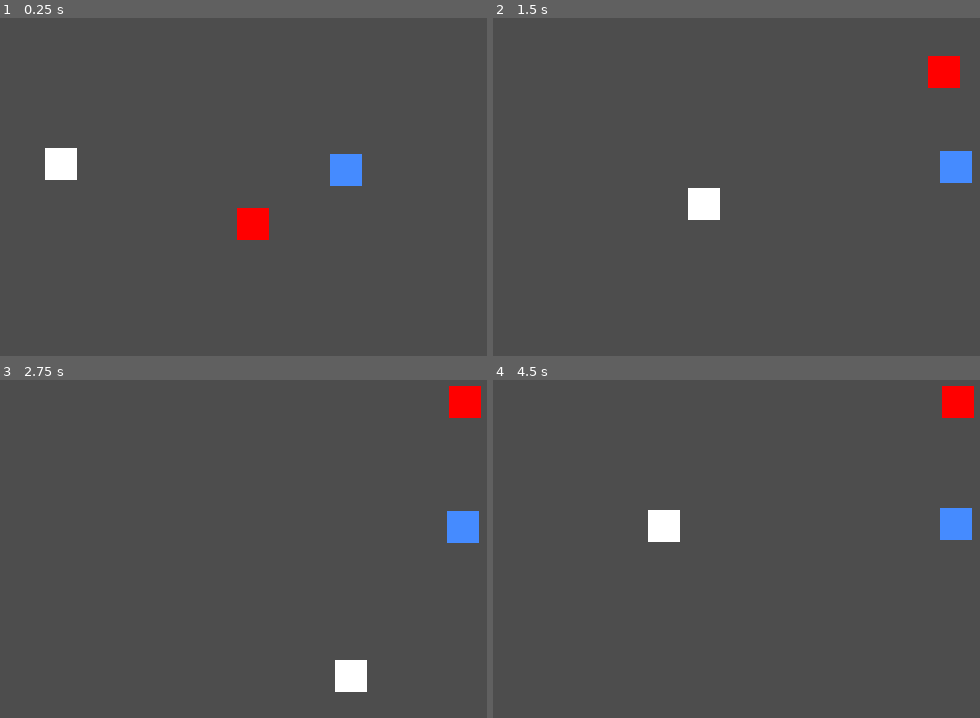
Above: before the commit, frames 1-4 (two rows, left to right).
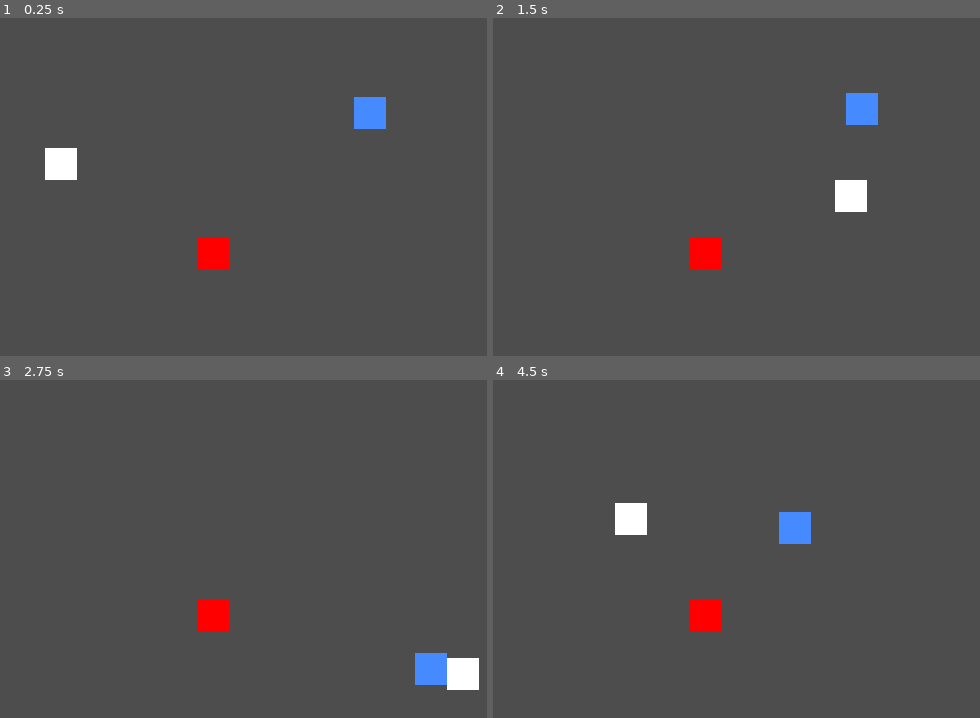
Above: after the commit, the same moments.

Repository: Zero-Fall-Studios/bit-quest
Game: Godot game, scene res://scenes/game.tscn
Same seed, same stepped clock (60 frames per second), same inputs: the game is played once before the commit and once after it.
Inputs:
- Up to frame 1 (0.25 s): no input
- Up to frame 2 (1.5 s): hold D (move_right) 0.53-1.28 s; hold Shift (run, bound only after the commit) 0.53-1.28 s; hold S (move_down) from 1.28 s (still down); tap Shift (run, bound only after the commit) at 1.35 s
- Up to frame 3 (2.75 s): release S (move_down) at 2.03 s; hold D (move_right) from 2.03 s (still down); hold Shift (run, bound only after the commit) from 2.03 s (still down)
- Up to frame 4 (4.5 s): release D (move_right) at 2.78 s; release Shift (run, bound only after the commit) at 2.78 s; hold W (move_up) 2.78-3.53 s; tap Shift (run, bound only after the commit) at 2.85, 4.35 s; hold Shift (run, bound only after the commit) 3.53-4.28 s; hold A (move_left) from 3.53 s (still down)

The runs differ from the first frame. In frame 1, 2.5% of the frame differs, in the area x 40-80%, y 23-75%; in frame 2, 3.7%, in the area x 40-99%, y 11-75%; in frame 3, 3.7%; in frame 4, 3.7%.

Commit message:
adding acceleration and friction

Diff:
--- a/project.godot
+++ b/project.godot
@@ -49,3 +49,8 @@
 "events": [Object(InputEventKey,"resource_local_to_scene":false,"resource_name":"","device":-1,"window_id":0,"alt_pressed":false,"shift_pressed":false,"ctrl_pressed":false,"meta_pressed":false,"pressed":false,"keycode":0,"physical_keycode":65,"key_label":0,"unicode":97,"echo":false,"script":null)
 ]
 }
+run={
+"deadzone": 0.5,
+"events": [Object(InputEventKey,"resource_local_to_scene":false,"resource_name":"","device":-1,"window_id":0,"alt_pressed":false,"shift_pressed":false,"ctrl_pressed":false,"meta_pressed":false,"pressed":false,"keycode":0,"physical_keycode":4194325,"key_label":0,"unicode":0,"echo":false,"script":null)
+]
+}
--- a/scenes/characters/npc.tscn
+++ b/scenes/characters/npc.tscn
@@ -1,15 +1,21 @@
-[gd_scene load_steps=5 format=3 uid="uid://do51d1tc4nsbh"]
+[gd_scene load_steps=9 format=3 uid="uid://do51d1tc4nsbh"]
 
 [ext_resource type="Script" path="res://scripts/character/character.gd" id="1_cek5b"]
 [ext_resource type="Texture2D" uid="uid://ryaeo27p0gvi" path="res://assets/images/square.png" id="2_imlqm"]
 [ext_resource type="Script" path="res://scripts/character/controls/npc_controls.gd" id="3_xe7i2"]
+[ext_resource type="Script" path="res://scripts/state_machine/state_machine.gd" id="4_1x6h8"]
+[ext_resource type="Script" path="res://scripts/character/npc/states/wander_state.gd" id="5_s3gwa"]
+[ext_resource type="Script" path="res://scripts/character/npc/states/follow_state.gd" id="6_eayad"]
+[ext_resource type="Script" path="res://scripts/character/behaviors/aggro.gd" id="7_ehysb"]
 
 [sub_resource type="RectangleShape2D" id="RectangleShape2D_ydorh"]
 size = Vector2(16, 16)
 
 [node name="NPC" type="CharacterBody2D"]
 script = ExtResource("1_cek5b")
-speed = 50
+max_speed = null
+acceleration = null
+friction = null
 
 [node name="Sprite2D" type="Sprite2D" parent="."]
 modulate = Color(0.271741, 0.54317, 1, 1)
@@ -20,3 +26,21 @@
 
 [node name="Controls" type="Node" parent="."]
 script = ExtResource("3_xe7i2")
+
+[node name="StateMachine" type="Node" parent="." node_paths=PackedStringArray("initial_state")]
+script = ExtResource("4_1x6h8")
+initial_state = NodePath("WanderState")
+
+[node name="WanderState" type="Node" parent="StateMachine" node_paths=PackedStringArray("aggro")]
+script = ExtResource("5_s3gwa")
+aggro = NodePath("../../Aggro")
+wander_speed = 50.0
+
+[node name="FollowState" type="Node" parent="StateMachine" node_paths=PackedStringArray("aggro")]
+script = ExtResource("6_eayad")
+aggro = NodePath("../../Aggro")
+follow_speed = 100.0
+
+[node name="Aggro" type="Node" parent="."]
+script = ExtResource("7_ehysb")
+distance = 100
--- a/scenes/characters/npc_2.tscn
+++ b/scenes/characters/npc_2.tscn
@@ -1,14 +1,18 @@
-[gd_scene load_steps=5 format=3 uid="uid://b23ielbj1gg1s"]
+[gd_scene load_steps=6 format=3 uid="uid://b23ielbj1gg1s"]
 
 [ext_resource type="Script" path="res://scripts/character/character.gd" id="1_a7n7n"]
 [ext_resource type="Texture2D" uid="uid://ryaeo27p0gvi" path="res://assets/images/square.png" id="2_ms1nf"]
 [ext_resource type="Script" path="res://scripts/character/controls/npc_controls.gd" id="3_h6upt"]
+[ext_resource type="Script" path="res://scripts/state_machine/state_machine.gd" id="4_nqmmj"]
 
 [sub_resource type="RectangleShape2D" id="RectangleShape2D_tlag5"]
 size = Vector2(14, 16)
 
 [node name="npc2" type="CharacterBody2D"]
 script = ExtResource("1_a7n7n")
+max_speed = null
+acceleration = null
+friction = null
 
 [node name="CollisionShape2D" type="CollisionShape2D" parent="."]
 shape = SubResource("RectangleShape2D_tlag5")
@@ -19,3 +23,6 @@
 
 [node name="Controls" type="Node" parent="."]
 script = ExtResource("3_h6upt")
+
+[node name="StateMachine" type="Node" parent="."]
+script = ExtResource("4_nqmmj")
--- a/scenes/characters/player.tscn
+++ b/scenes/characters/player.tscn
@@ -1,8 +1,12 @@
-[gd_scene load_steps=5 format=3 uid="uid://q28w184q466y"]
+[gd_scene load_steps=9 format=3 uid="uid://q28w184q466y"]
 
 [ext_resource type="Script" path="res://scripts/character/character.gd" id="1_28fcs"]
 [ext_resource type="Texture2D" uid="uid://ryaeo27p0gvi" path="res://assets/images/square.png" id="2_pb85r"]
 [ext_resource type="Script" path="res://scripts/character/controls/player_controls.gd" id="3_nfwgp"]
+[ext_resource type="Script" path="res://scripts/state_machine/state_machine.gd" id="4_kvt3s"]
+[ext_resource type="Script" path="res://scripts/character/player/states/idle_state.gd" id="5_071iq"]
+[ext_resource type="Script" path="res://scripts/character/player/states/walk_state.gd" id="6_whvp4"]
+[ext_resource type="Script" path="res://scripts/character/player/states/run_state.gd" id="7_cgfo6"]
 
 [sub_resource type="RectangleShape2D" id="RectangleShape2D_3syqg"]
 size = Vector2(16, 16)
@@ -18,3 +22,17 @@
 
 [node name="Controls" type="Node" parent="."]
 script = ExtResource("3_nfwgp")
+
+[node name="StateMachine" type="Node" parent="." node_paths=PackedStringArray("initial_state")]
+script = ExtResource("4_kvt3s")
+initial_state = NodePath("IdleState")
+
+[node name="IdleState" type="Node" parent="StateMachine"]
+script = ExtResource("5_071iq")
+
+[node name="WalkState" type="Node" parent="StateMachine"]
+script = ExtResource("6_whvp4")
+
+[node name="RunState" type="Node" parent="StateMachine"]
+script = ExtResource("7_cgfo6")
+run_speed = 200.0
--- a/scenes/game.tscn
+++ b/scenes/game.tscn
@@ -20,12 +20,20 @@
 
 [node name="Player" parent="." instance=ExtResource("1_uxv67")]
 position = Vector2(105, 79)
-
-[node name="NPC" parent="." instance=ExtResource("2_cvo7m")]
-position = Vector2(235, 82)
+max_speed = 200.0
+friction = 5.0
 
 [node name="npc2" parent="." instance=ExtResource("3_72j5o")]
 position = Vector2(181, 124)
+max_speed = 300.0
+acceleration = 50.0
+friction = 70.0
+
+[node name="NPC" parent="." instance=ExtResource("2_cvo7m")]
+position = Vector2(256, 64)
+max_speed = 300.0
+acceleration = 10.0
+friction = 5.0
 
 [node name="StaticBody2D" type="StaticBody2D" parent="."]
 
--- /dev/null
+++ b/scripts/character/behaviors/aggro.gd
@@ -0,0 +1,30 @@
+class_name Aggro extends Node
+
+@export var group = "player"
+@export var distance = 50
+@export var lock_on = false
+
+var target: Character
+var parent: Character
+
+signal aggro(target: Character)
+signal deaggro(target: Character)
+
+func _ready():
+  parent = get_parent()
+
+func _process(_delta):
+  if parent:
+    detect_target()
+
+func detect_target():
+  var nodes = get_tree().get_nodes_in_group(group)
+  for t in nodes:
+    if t.position.distance_to(parent.position) < distance:
+      target = t
+      aggro.emit()
+      return
+
+  if target and not lock_on:
+    target = null
+    deaggro.emit()
--- a/scripts/character/character.gd
+++ b/scripts/character/character.gd
@@ -2,17 +2,28 @@
 
 class_name Character extends CharacterBody2D
 
-@export var speed = 100
-var controls: CharacterControls
+@export_group("Movement Physics")
+@export var max_speed: float = 300.0
+@export var acceleration: float = 50.0
+@export var friction: float = 70.0
+
+@onready var controls: CharacterControls = $Controls
+@onready var state_machine: StateMachine = $StateMachine
 
 func _ready():
   if Engine.is_editor_hint():
     return
-  controls = $Controls
+  state_machine.init(self)
 
 func _has_controls():
   for child in get_children():
     if child is CharacterControls and child.name == "Controls":
+      return true
+  return false
+
+func _has_state_machine():
+  for child in get_children():
+    if child is StateMachine and child.name == "StateMachine":
       return true
   return false
 
@@ -24,12 +35,35 @@
   if not has_controls:
     warnings.append("Please assign a `CharacterControls` node to the `Controls` variable.")
 
+  var has_state_machine = _has_state_machine()
+
+  if not has_state_machine:
+    warnings.append("Please assign a `StateMachine` node to the `StateMachine` variable.")
+
   return warnings
 
-func _physics_process(_delta):
+func _unhandled_input(event):
   if Engine.is_editor_hint():
     return
-  if controls:
-    var movement_input = controls.get_movement_input()
-    velocity = movement_input * speed
-  move_and_slide()
+  state_machine.process_input(event)
+
+func _physics_process(delta):
+  if Engine.is_editor_hint():
+    return
+  state_machine.process_physics(delta)
+
+func _process_frame(delta):
+  if Engine.is_editor_hint():
+    return
+  state_machine.process_frame(delta)
+
+func apply_acceleration(direction: Vector2, speed: float):
+  if direction.length() > 0:
+    velocity = velocity.move_toward(direction.normalized() * speed, acceleration)
+
+func apply_friction():
+  velocity = velocity.move_toward(Vector2.ZERO, friction)
+
+func clamp_velocity():
+  velocity.y = clamp(velocity.y, -max_speed, max_speed)
+  velocity.x = clamp(velocity.x, -max_speed, max_speed)
--- a/scripts/character/controls/character_controls.gd
+++ b/scripts/character/controls/character_controls.gd
@@ -2,3 +2,6 @@
 
 func get_movement_input() -> Vector2:
 	return Vector2.ZERO
+
+func is_running() -> bool:
+	return false
--- a/scripts/character/controls/npc_controls.gd
+++ b/scripts/character/controls/npc_controls.gd
@@ -1,36 +1,9 @@
 class_name NPCControls extends CharacterControls
 
-@export var argo_distance = 50
-
 var direction: Vector2 = Vector2.ZERO
-var target: Character
-var parent: Character
-
-func _ready():
-  parent = get_parent()
 
 func get_movement_input():
-  calculate_direction()
-  detect_target()
-  follow_target()
   return direction
 
-func calculate_direction():
-  if direction == Vector2.ZERO:
-    direction = Vector2(randf_range( - 1, 1), randf_range( - 1, 1)).normalized()
-
-func detect_target():
-  var players = get_tree().get_nodes_in_group("player")
-  for t in players:
-    if t.position.distance_to(parent.position) < argo_distance:
-      target = t
-      return
-
-  if target:
-    target = null
-    direction = Vector2.ZERO
-
-func follow_target():
-  if target == null:
-    return
-  direction = (target.position - parent.position).normalized()
+func change_direction():
+  direction = Vector2(randf_range( - 1, 1), randf_range( - 1, 1)).normalized()
--- a/scripts/character/controls/player_controls.gd
+++ b/scripts/character/controls/player_controls.gd
@@ -5,3 +5,6 @@
 	input.x = (Input.get_action_strength("move_right") - Input.get_action_strength("move_left"))
 	input.y = (Input.get_action_strength("move_down") - Input.get_action_strength("move_up"))
 	return input.normalized()
+
+func is_running() -> bool:
+	return Input.is_action_pressed("run")
--- /dev/null
+++ b/scripts/character/npc/states/follow_state.gd
@@ -0,0 +1,18 @@
+class_name FollowState extends State
+
+@export var aggro: Aggro
+@export var follow_speed: float = 150.0
+
+func _ready():
+  if aggro:
+    aggro.deaggro.connect(_on_deaggro)
+
+func process_physics(_delta: float) -> State:
+  if parent.controls:
+    var movement_input = (aggro.target.position - parent.position).normalized()
+    parent.apply_acceleration(movement_input, follow_speed)
+    parent.move_and_slide()
+  return null
+
+func _on_deaggro():
+  parent.state_machine.change_state(parent.state_machine.states.get("WanderState"))
--- /dev/null
+++ b/scripts/character/npc/states/wander_state.gd
@@ -0,0 +1,36 @@
+class_name WanderState extends State
+
+@export var aggro: Aggro
+@export var wander_speed: float = 100.0
+
+var time_to_change_direction: float = 0.0
+
+func _ready():
+  if aggro:
+    aggro.aggro.connect(_on_aggro)
+
+func enter():
+  reset_time_to_change_direction()
+  if parent.controls:
+    parent.controls.change_direction()
+  return null
+
+func process_physics(delta):
+  if parent.controls:
+    var movement_input = parent.controls.get_movement_input()
+    parent.apply_acceleration(movement_input, wander_speed)
+    parent.clamp_velocity()
+    var collision = parent.move_and_slide()
+    if collision:
+      parent.controls.change_direction()
+    if time_to_change_direction < 0:
+      reset_time_to_change_direction()
+      parent.controls.change_direction()
+    time_to_change_direction -= delta
+  return null
+
+func reset_time_to_change_direction():
+  time_to_change_direction = randf_range(2, 5)
+
+func _on_aggro():
+  parent.state_machine.change_state(parent.state_machine.states.get("FollowState"))
--- /dev/null
+++ b/scripts/character/player/states/idle_state.gd
@@ -0,0 +1,14 @@
+class_name IdleState extends State
+
+func process_physics(_delta: float) -> State:
+  if parent.controls:
+    var movement_input = parent.controls.get_movement_input()
+    if movement_input.length() > 0.0:
+      if parent.controls.is_running():
+        return state_machine.states.get("RunState")
+      return state_machine.states.get("WalkState")
+
+  parent.apply_friction()
+  parent.clamp_velocity()
+  parent.move_and_slide()
+  return null
--- /dev/null
+++ b/scripts/character/player/states/run_state.gd
@@ -0,0 +1,18 @@
+class_name RunState extends State
+
+@export var run_speed: float = 150.0
+
+func process_physics(_delta: float) -> State:
+  if parent.controls:
+    var movement_input = parent.controls.get_movement_input()
+    if movement_input.length() == 0.0:
+      return state_machine.states.get("IdleState")
+    if not parent.controls.is_running():
+      return state_machine.states.get("WalkState")
+
+    parent.apply_acceleration(movement_input, run_speed)
+
+  parent.clamp_velocity()
+  parent.move_and_slide()
+
+  return null
--- /dev/null
+++ b/scripts/character/player/states/walk_state.gd
@@ -0,0 +1,18 @@
+class_name WalkState extends State
+
+@export var walk_speed: float = 100.0
+
+func process_physics(_delta: float) -> State:
+  if parent.controls:
+    var movement_input = parent.controls.get_movement_input()
+    if movement_input.length() == 0.0:
+      return state_machine.states.get("IdleState")
+    if parent.controls.is_running():
+      return state_machine.states.get("RunState")
+
+    parent.apply_acceleration(movement_input, walk_speed)
+
+  parent.clamp_velocity()
+  parent.move_and_slide()
+
+  return null
--- /dev/null
+++ b/scripts/state_machine/state.gd
@@ -0,0 +1,19 @@
+class_name State extends Node
+
+var parent: Character
+var state_machine: StateMachine
+
+func enter() -> void:
+  return
+
+func exit() -> void:
+  return
+
+func process_input(_event: InputEvent) -> State:
+  return null
+
+func process_frame(_delta: float) -> State:
+  return null
+
+func process_physics(_delta: float) -> State:
+  return null
--- /dev/null
+++ b/scripts/state_machine/state_machine.gd
@@ -0,0 +1,43 @@
+class_name StateMachine extends Node
+
+@export var initial_state: State
+
+var current_state: State
+var previous_state: State
+var states: Dictionary = {}
+
+func init(parent) -> void:
+  for child in get_children():
+    if child is State:
+      child.parent = parent
+      child.state_machine = self
+      states[child.name] = child
+
+  if initial_state:
+    change_state(initial_state)
+
+func change_state(state: State) -> void:
+  if current_state:
+    current_state.exit()
+
+  previous_state = current_state
+  current_state = state
+  current_state.enter()
+
+func process_input(event: InputEvent) -> void:
+  if current_state:
+    var state = current_state.process_input(event)
+    if state:
+      change_state(state)
+
+func process_frame(delta: float) -> void:
+  if current_state:
+    var state = current_state.process_frame(delta)
+    if state:
+      change_state(state)
+
+func process_physics(delta: float) -> void:
+  if current_state:
+    var state = current_state.process_physics(delta)
+    if state:
+      change_state(state)
